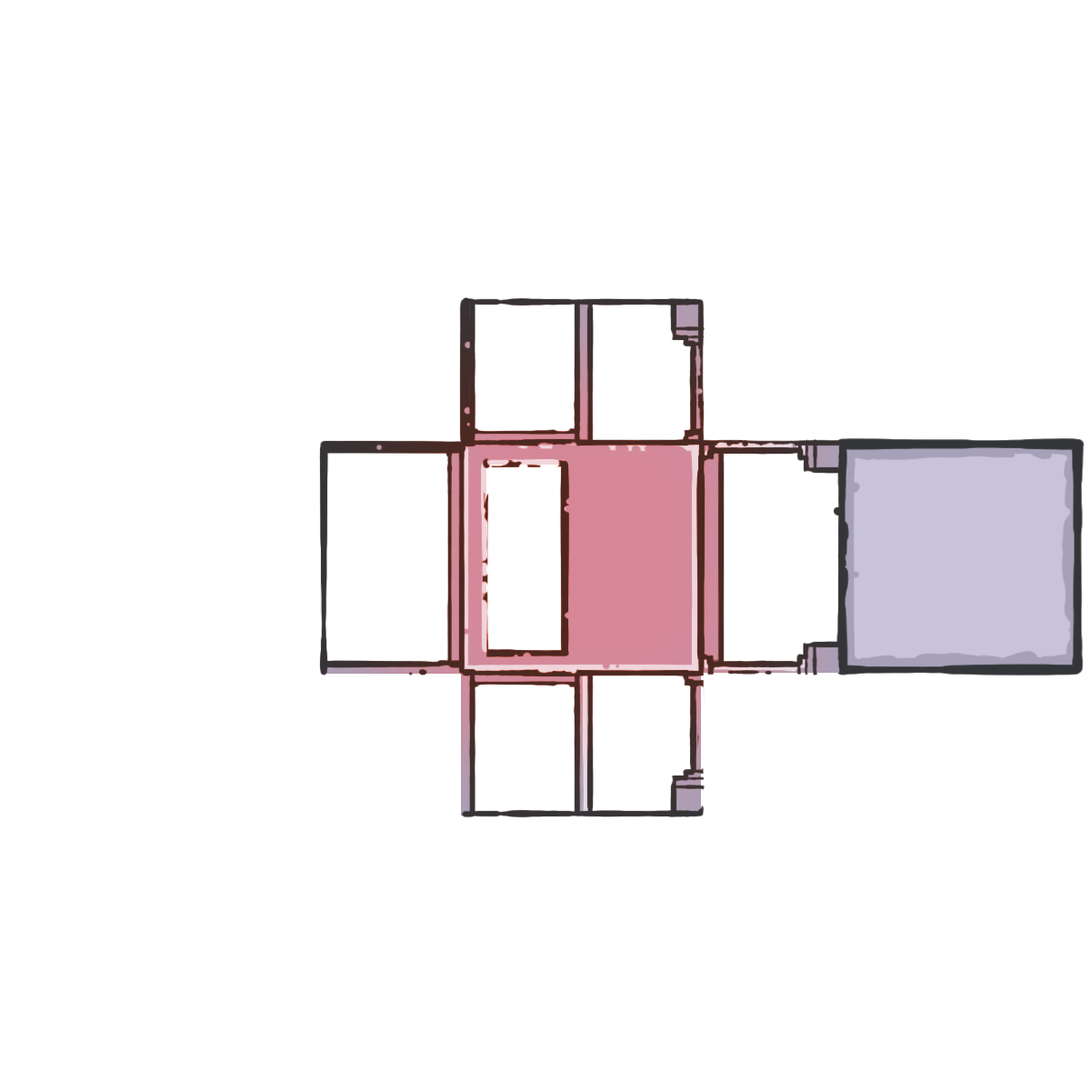
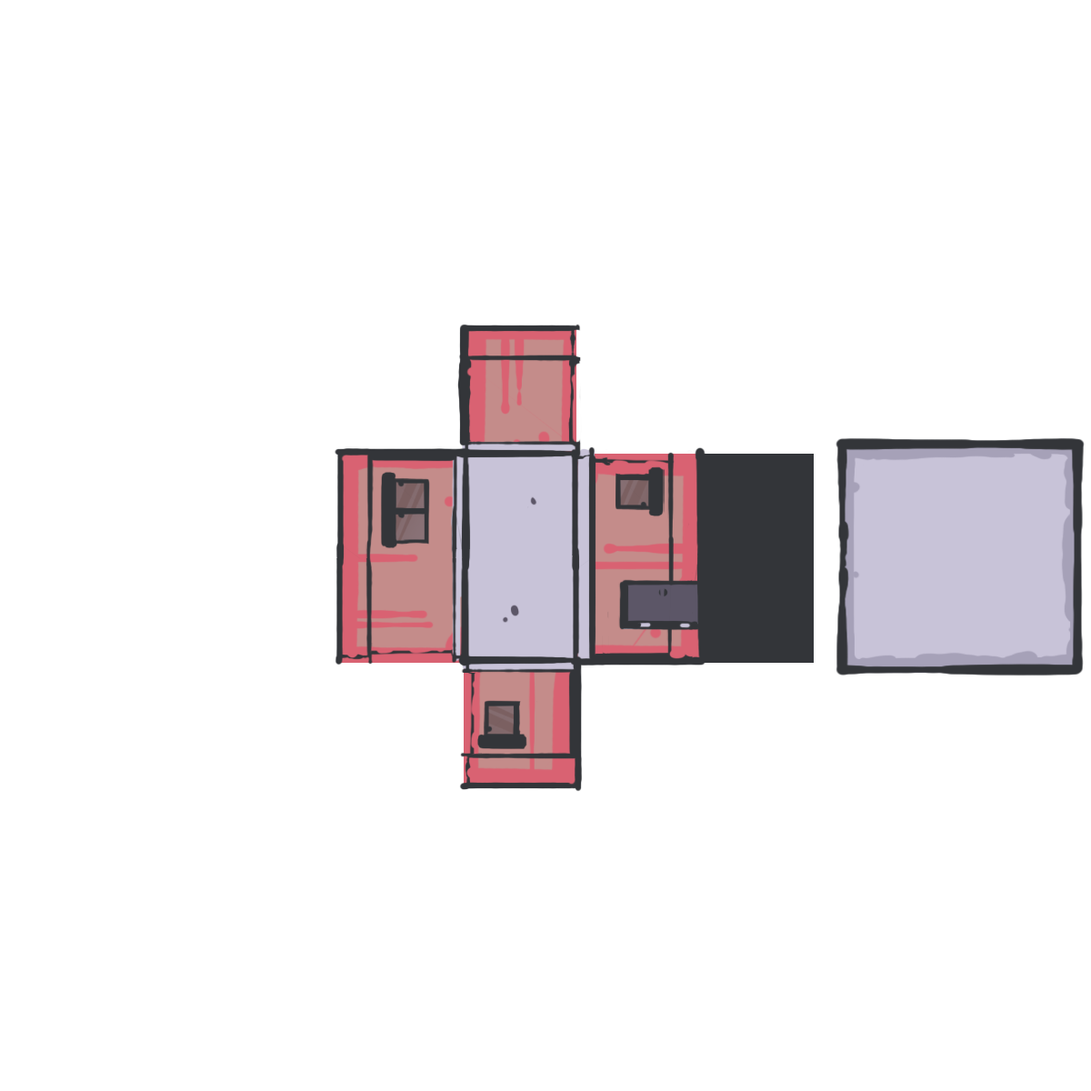
Layered file, before and after one edit (1091x1091). Changes by layer:
hid group "awning" (13 layers) over left=318, top=296, right=847, bottom=819
showed group "room" (2nd of 2, in "home") (27 layers) over left=334, top=323, right=815, bottom=793
showed group "tile" (2 layers) over left=454, top=454, right=637, bottom=637
